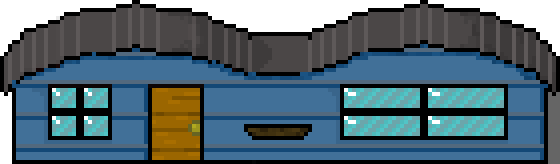
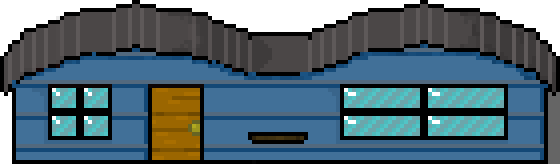
Layered file, before and after one edit (560px x 164px). Changes by layer:
painted on "Single Floor Expanded House" over 244, 124, 312, 144
